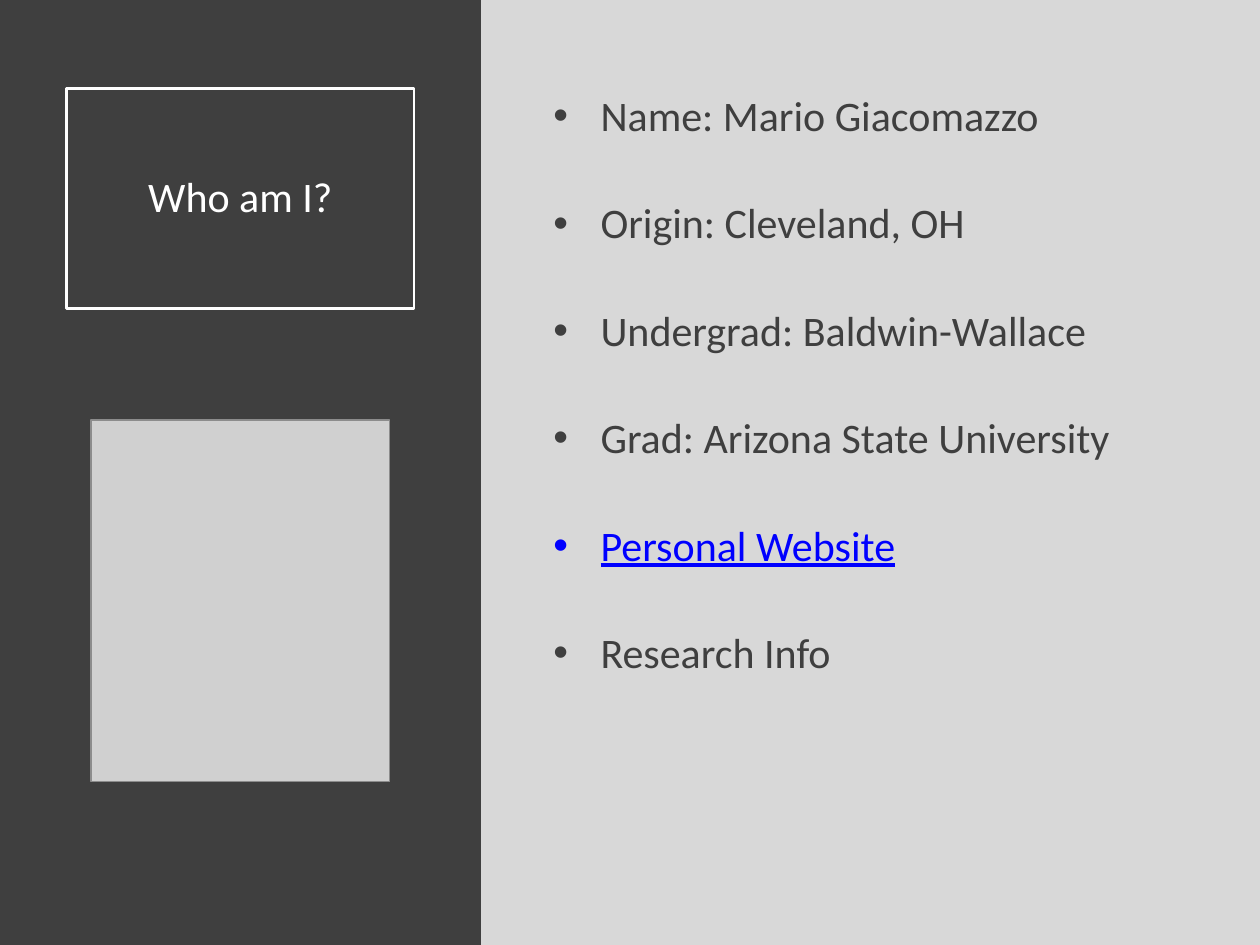
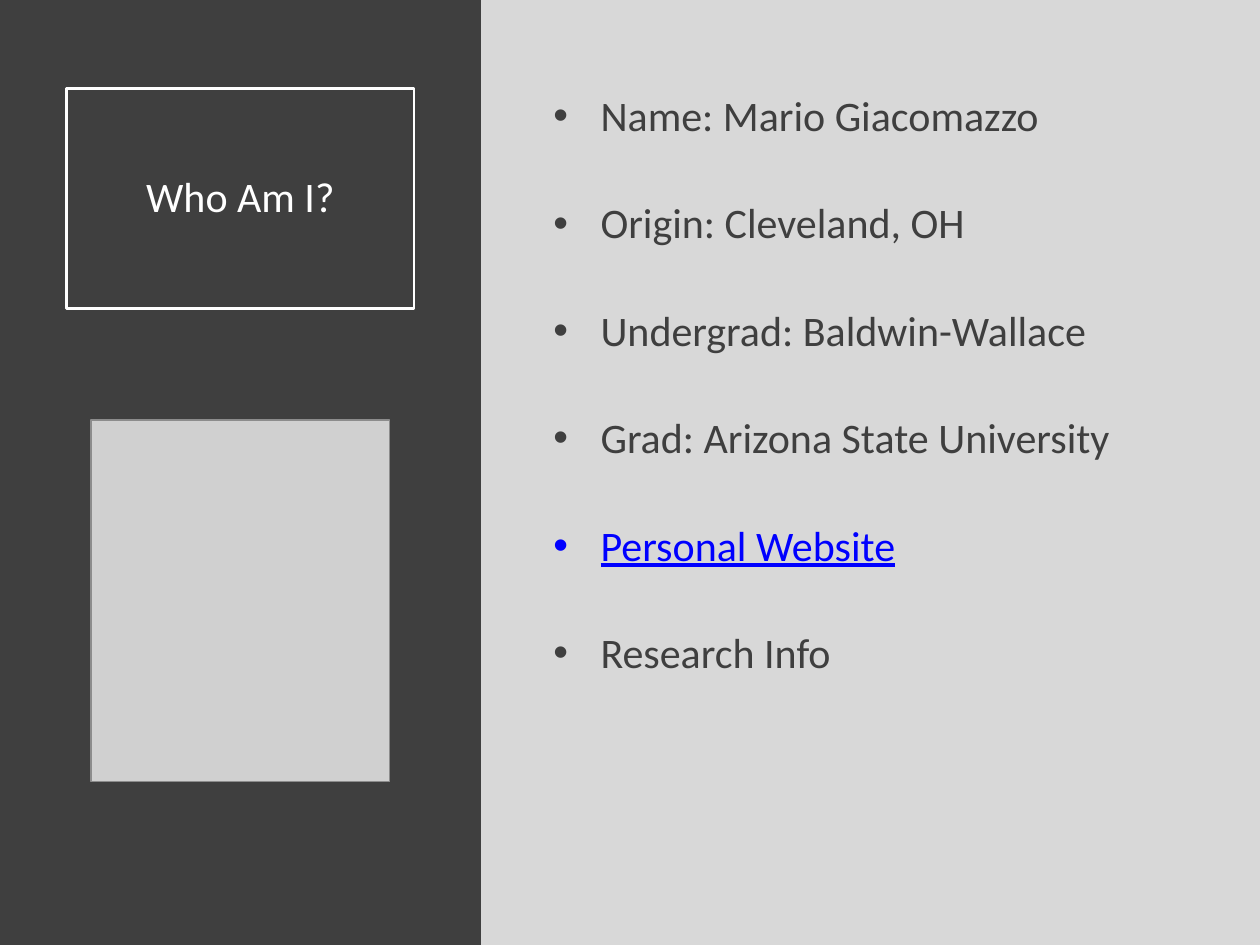
Before and after one commit to SuperMarioGiacomazzo/STOR320_WEBSITE, a slide deck: slide 2 of Lecture/Introduction/Intro_Lecture.pptx. Drawn at 1260x945 pixels with LibreOffice and Linux fonts; fonts in the diff are those of the drawing; grey boxes stand for pictures. Boxes give left, top, right and bottom in pixels: in the first picture for what was removed or moved away, otherwise in the second. Text is boxed around its words. In the diff, an @@ line names an element or a change of style, - is before the commit and + after.

```diff
--- a/Lecture/Introduction/Intro_Lecture.pptx
+++ b/Lecture/Introduction/Intro_Lecture.pptx
@@ title at (146,183,334,213): text changed @@
-Who am I?
+Who Am I?
```
Also in this commit, not shown: 5 other slides changed, 3 other files.
